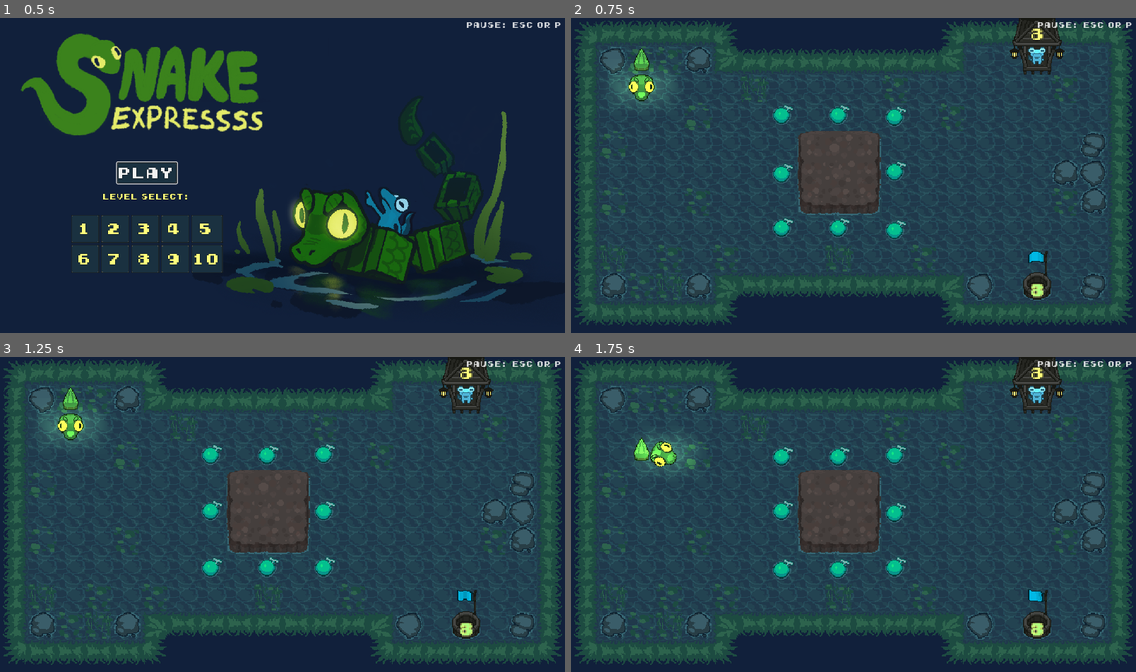
Above: before the commit, frames 1-4 (two rows, left to right).
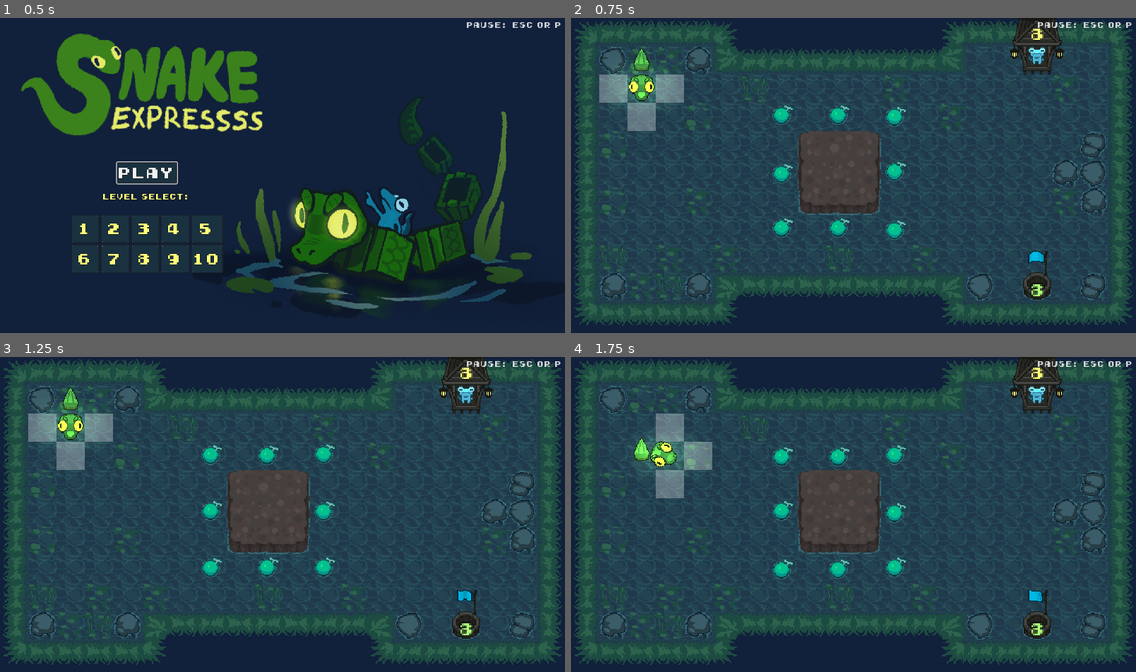
Above: after the commit, the same moments.

Repository: Steaf23/GWJ59-Snake-Expressss
Game: Godot game, scene res://scene_manager.tscn
The game is run twice, just before and just after one commit, with the same random seed, the same clock (stepped at 60 frames per second) and the same inputs. Sound files missing from this copy of the repository are replaced by a short silence.
Inputs (mouse positions are in pixels of both pictures, inside the frame that each line leads up to):
- Up to frame 1 (0.5 s): no input
- Up to frame 2 (0.75 s): click "PLAY" at 0.5 s
- Up to frame 3 (1.25 s): no input
- Up to frame 4 (1.75 s): tap Enter at 1.25 s; move the mouse to (977, 498) at 1.27 s; hold D (move_right) from 1.28 s (still down); click (977, 498) at 1.42 s; tap Space at 1.52 s

Frame 1 is identical in both runs. In frame 2, 1.4% of the frame differs, in the area x 5-84%, y 17-89%; in frame 3, 1.4%; in frame 4, 1.4%.

Commit message:
small adjustments

Diff:
--- a/delivery_station.tscn
+++ b/delivery_station.tscn
@@ -51,7 +51,7 @@
 font = ExtResource("4_ch0qn")
 font_color = Color(0.686275, 1, 0.486275, 1)
 outline_size = 2
-outline_color = Color(1, 1, 0.486275, 1)
+outline_color = Color(0, 0, 0, 1)
 
 [node name="DeliveryStation" type="Node2D"]
 z_index = 1
--- a/train.gd
+++ b/train.gd
@@ -59,6 +59,7 @@
 			$MovementTimer.start(base_movement_time)
 			move_timer_timeout.emit()
 		queued_input = input_vector
+		queue_redraw()
 
 	boost_bar.visible = old_boost_left > 0
 	boost_bar.value = old_boost_left
@@ -120,6 +121,44 @@
 		old_boost_left = 0
 		end_boost()
 
+	queue_redraw()
+
+
+func _draw() -> void:
+	var tile_size = Vector2i(Global.TILE_SIZE, Global.TILE_SIZE)
+	var ahead = current_direction
+	var left = Vector2(current_direction).rotated(-PI/2)
+	var right = Vector2(current_direction).rotated(PI/2)
+
+	var new_dir: Vector2
+	match (current_direction):
+		Vector2i.LEFT, Vector2i.RIGHT:
+			if not is_equal_approx(queued_input.y, 0.0):
+				new_dir = Vector2(0, sign(queued_input.y))
+		Vector2i.DOWN, Vector2i.UP:
+			if not is_equal_approx(queued_input.x, 0.0):
+				new_dir = Vector2(sign(queued_input.x), 0)
+
+	print(left, " ", new_dir)
+
+	var color = Color(1.0, 1.0, 1.0, 0.3)
+	if is_equal_approx(left.x, new_dir.x) and is_equal_approx(left.y, new_dir.y):
+		color = Color(0.0, 1.0, 0.0, 0.3)
+	else:
+		color = Color(1.0, 1.0, 1.0, 0.3)
+	draw_rect(Rect2i(((Vector2(current_cell) + left) * Global.TILE_SIZE) - global_position, tile_size), color)
+
+	if is_equal_approx(ahead.x, new_dir.x) and is_equal_approx(ahead.y, new_dir.y):
+		color = Color(0.0, 1.0, 0.0, 0.3)
+	else:
+		color = Color(1.0, 1.0, 1.0, 0.3)
+	draw_rect(Rect2i(((current_cell + ahead) * Global.TILE_SIZE) - Vector2i(global_position), tile_size), color)
+
+	if is_equal_approx(right.x, new_dir.x) and is_equal_approx(right.y, new_dir.y):
+		color = Color(0.0, 1.0, 0.0, 0.3)
+	else:
+		color = Color(1.0, 1.0, 1.0, 0.3)
+	draw_rect(Rect2i(((Vector2(current_cell) + right) * Global.TILE_SIZE) - global_position, tile_size), color)
 
 func add_wagon() -> void:
 	wagon_queue += 1
Not shown: 2 places in Levels/level_1.tscn that only renumber resources
